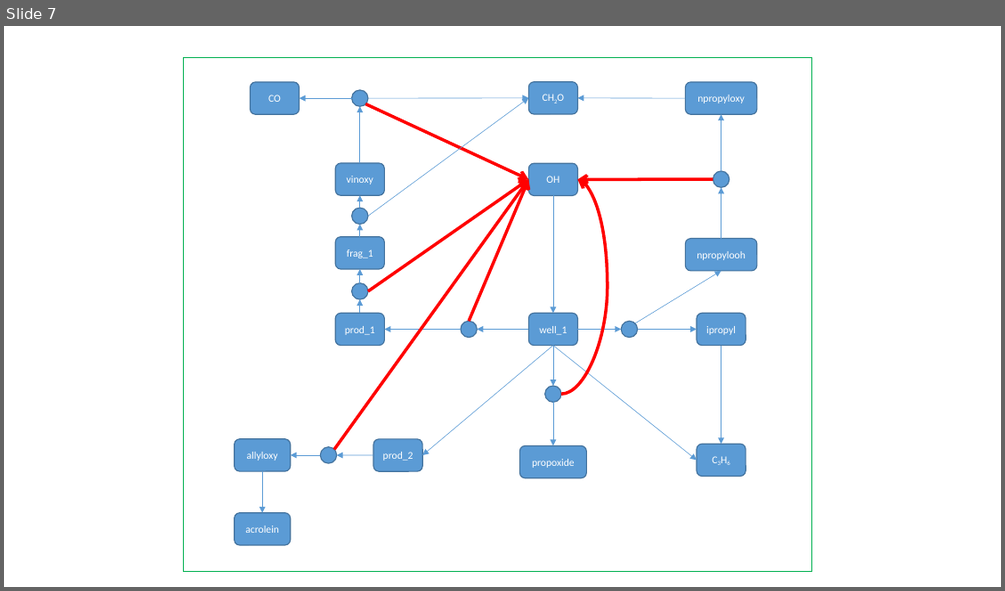
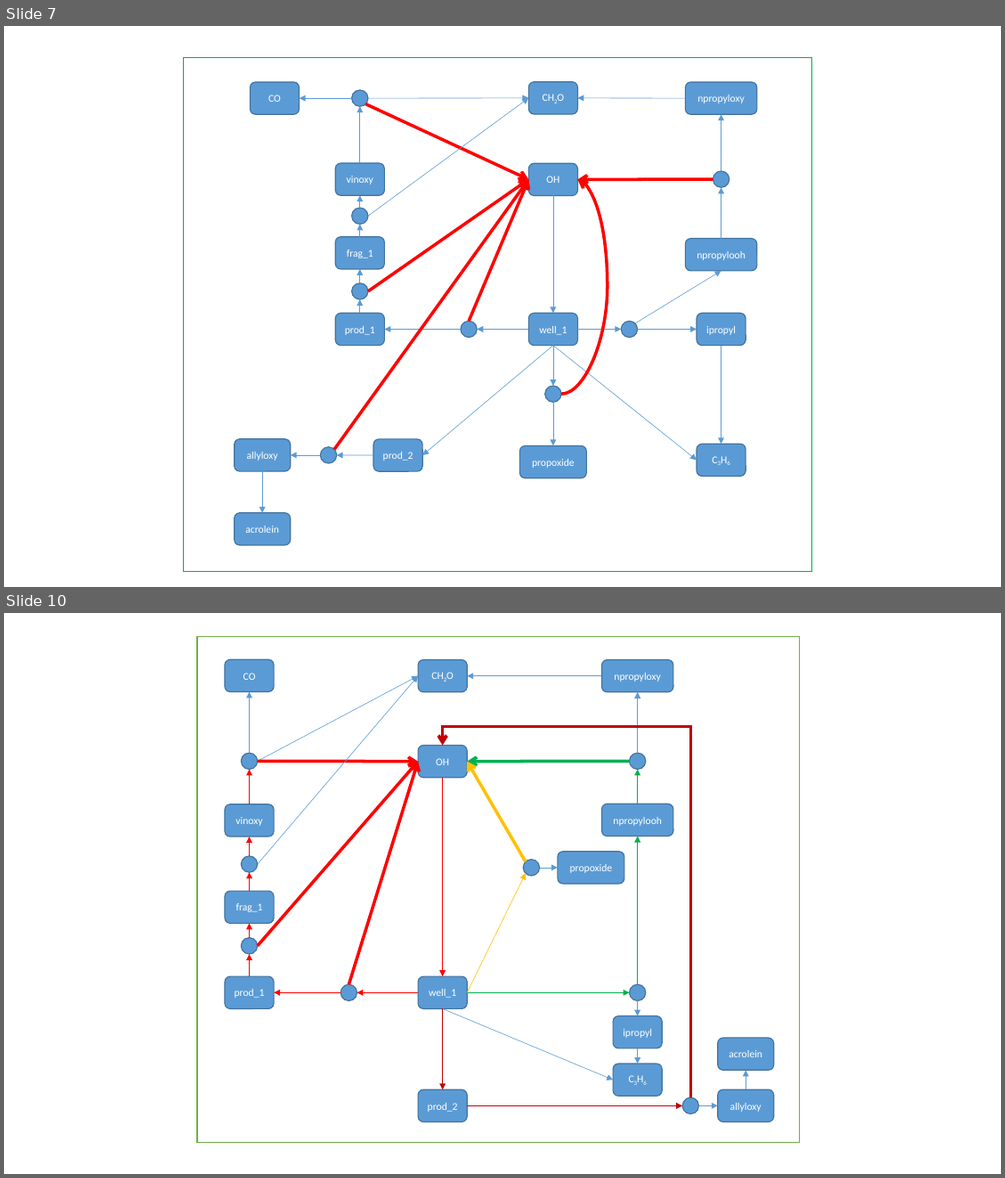
Before and after one commit to AdamPI314/Catalytic-Cycle, a slide deck: theory/figures/n_propane_figures.pptx. Shown one above the other, each under a label of ours: slide 7 before the commit, slides 7 and 10 after it; the slides between them are not shown. The pictures are 1005x591 and 1005x1178 pixels, drawn with LibreOffice and Linux fonts; fonts in the diff are those of the drawing. Boxes give left, top, right and bottom in pixels: in the first picture for what was removed or moved away, otherwise in the second. Text is boxed around its words. In the diff, an @@ line names an element or a change of style, - is before the commit and + after.

```diff
--- a/theory/figures/n_propane_figures.pptx
+++ b/theory/figures/n_propane_figures.pptx
@@ slide 10 added at (4, 613, 1001, 1174), background #FFFFFF @@
@@ group added at (197, 636, 799, 1142): 30 arrows, 15 rounded rectangles, 8 ellipses, 1 rectangle, 1 elbow arrow @@
+prod_1
+frag_1
+vinoxy
+CH2O
+CO
+well_1
+ipropyl
+C3H6
+prod_2
+allyloxy
+acrolein
+propoxide
+npropylooh
+npropyloxy
+OH
```
Also in this commit, not shown: 7 other slides added, 6 other files.
